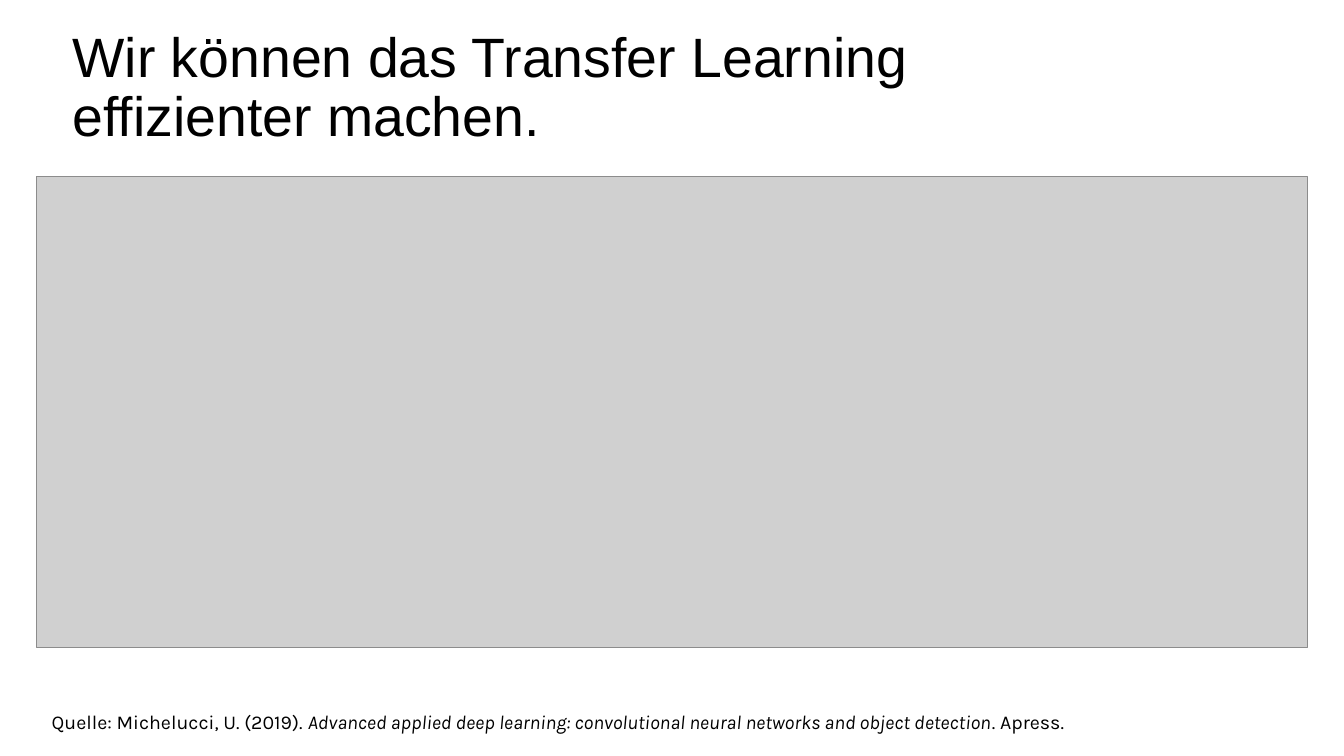
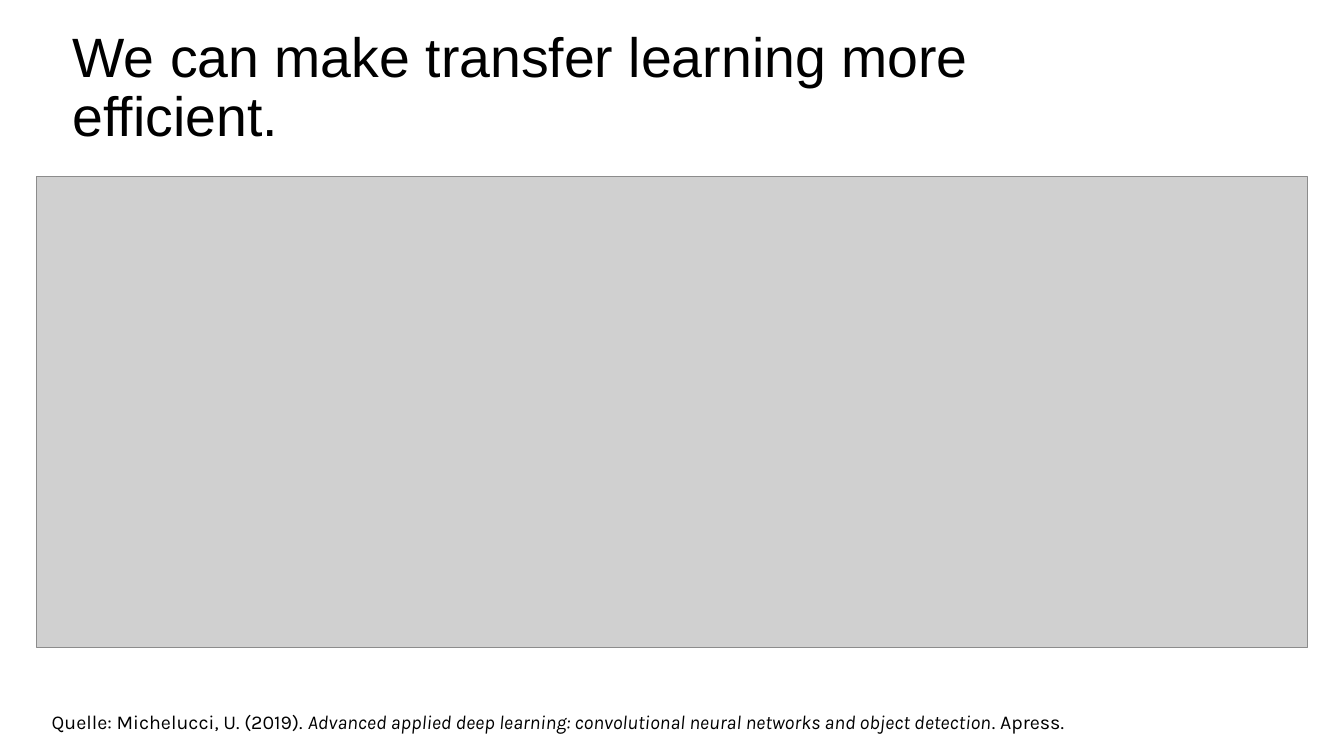
Before and after one commit to toelt-llc/MACHINE-LEARNING-SCHOOL-INAF, a slide deck: slide 4 of DAY4/01 - TRANSFER LEARNING/Transfer Learning Lecture.pptx. Drawn at 1344x756 pixels with LibreOffice and Linux fonts; fonts in the diff are those of the drawing; grey boxes stand for pictures. Boxes give left, top, right and bottom in pixels: in the first picture for what was removed or moved away, otherwise in the second. Text is boxed around its words. In the diff, an @@ line names an element or a change of style, - is before the commit and + after.

```diff
--- a/DAY4/01 - TRANSFER LEARNING/Transfer Learning Lecture.pptx
+++ b/DAY4/01 - TRANSFER LEARNING/Transfer Learning Lecture.pptx
@@ title at (73, 36, 967, 137): text changed @@
-Wir können das Transfer Learning effizienter machen.
+We can make transfer learning more efficient.
```
Also in this commit, not shown: 2 other slides changed, 23 other files.
